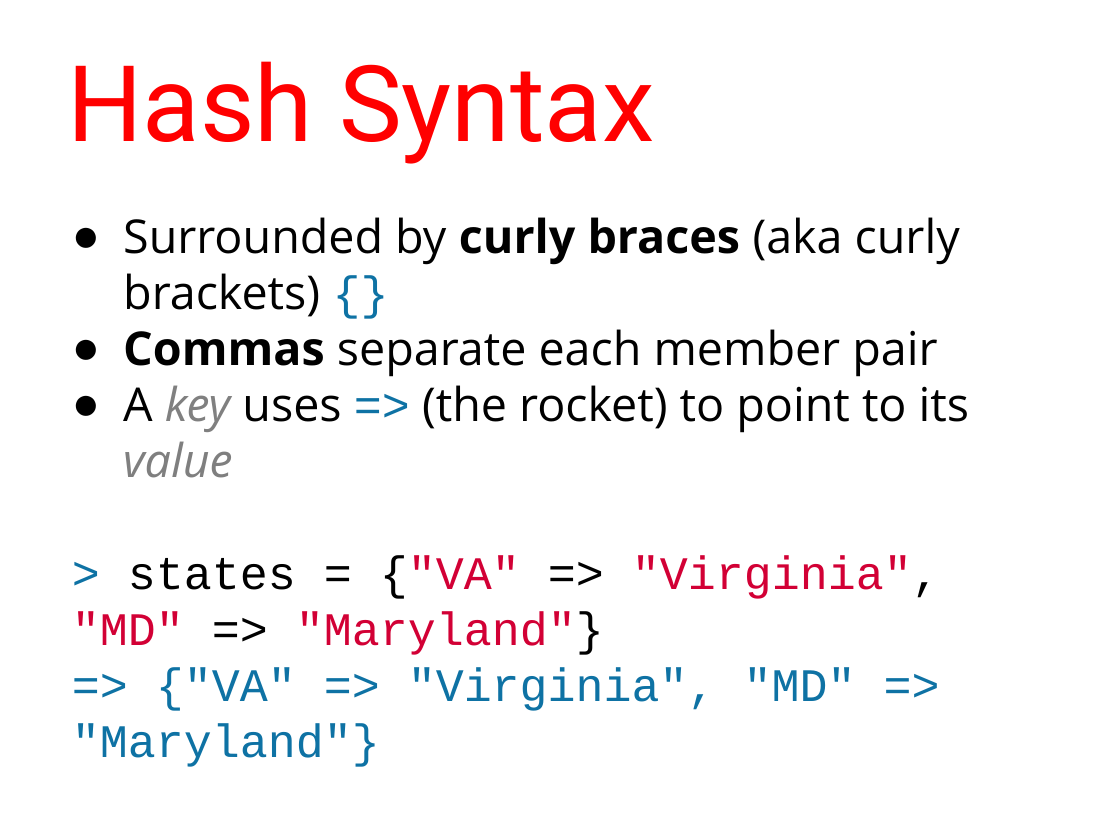
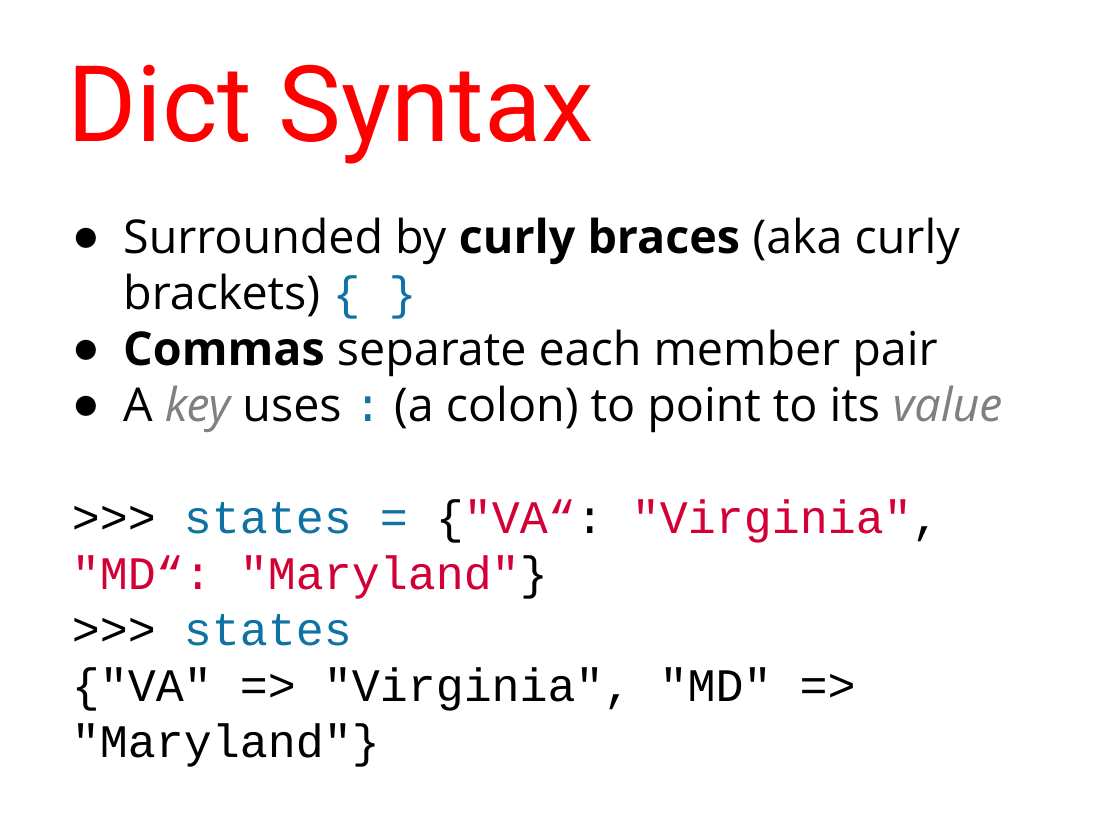
Before and after one commit to humanitiesprogramming/slides, a slide deck: slide 54 of 2017/python/B Done - ish/Python Programming Concepts I.pptx. Drawn at 1120x840 pixels with LibreOffice and Linux fonts; fonts in the diff are those of the drawing. Boxes give left, top, right and bottom in pixels: in the first picture for what was removed or moved away, otherwise in the second. Text is boxed around its words. In the diff, an @@ line names an element or a change of style, - is before the commit and + after.

```diff
--- a/2017/python/B Done - ish/Python Programming Concepts I.pptx
+++ b/2017/python/B Done - ish/Python Programming Concepts I.pptx
@@ title at (x1=67, y1=64, x2=594, y2=164): text changed @@
-Hash Syntax
+Dict Syntax
@@ text at (x1=123, y1=217, x2=960, y2=317): spaces changed @@
-● Surrounded by curly braces (aka curly brackets) {}
+● Surrounded by curly braces (aka curly brackets) { }
@@ text at (x1=72, y1=385, x2=1003, y2=767): text changed @@
-● A key uses => (the rocket) to point to its value
-> states = {"VA" => "Virginia", "MD" => "Maryland"}
-=> {"VA" => "Virginia", "MD" => "Maryland"}
+● A key uses : (a colon) to point to its value
+>>> states = {"VA“: "Virginia", "MD“: "Maryland"}
+>>> states
+{"VA" => "Virginia", "MD" => "Maryland"}
```
Also in this commit, not shown: 38 other slides changed.
